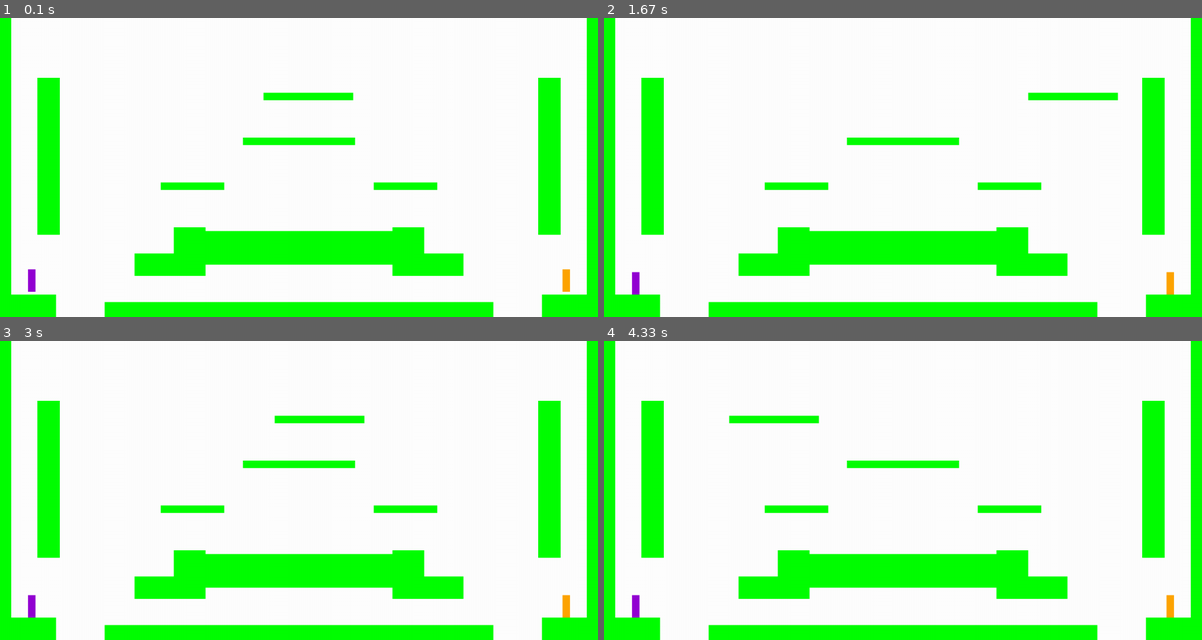
Above: before the commit, frames 1-4 (two rows, left to right).
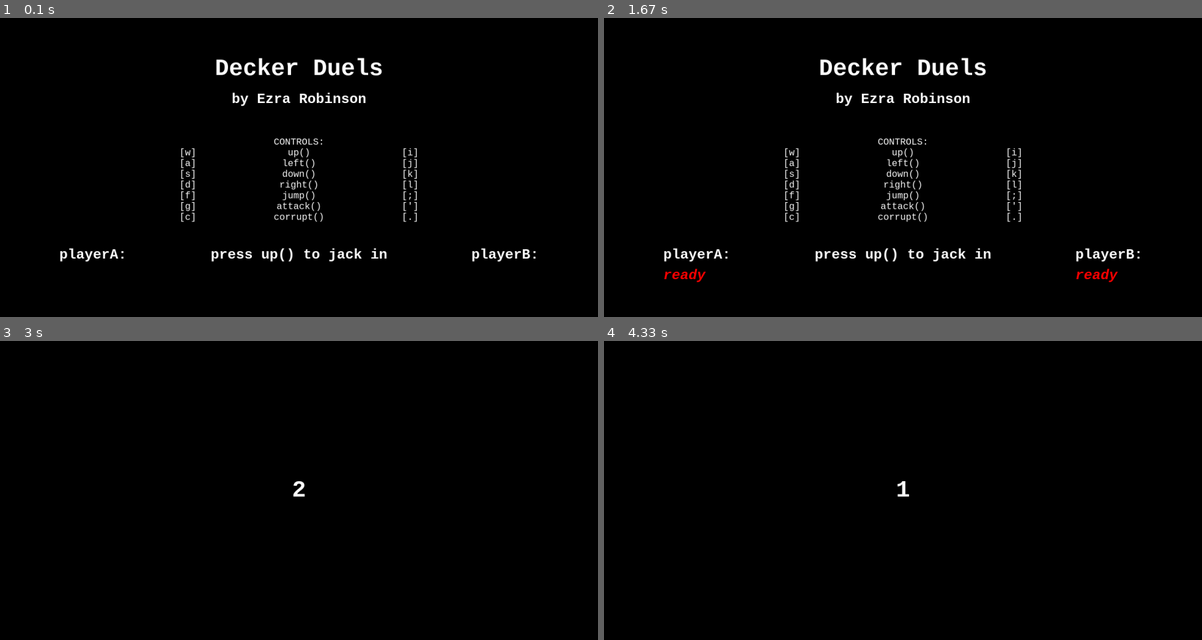
Above: after the commit, the same moments.

Repository: beccaelenzil/CS_ER
Game: pygame game, started from ScoringTheGame/Main/myGameClasses.py
The game is run twice, just before and just after one commit, with the same random seed, the same clock (stepped at 60 frames per second) and the same inputs. The source is Python 2; it was converted automatically to run under Python 3.
Inputs:
- Up to frame 1 (0.1 s): no input
- Up to frame 2 (1.67 s): tap W at 0.33 s; tap I at 0.67 s
- Up to frame 3 (3 s): no input
- Up to frame 4 (4.33 s): hold C from 3.77 s (still down); hold S from 3.77 s (still down); tap W at 3.83 s

The runs differ from the first frame. In frame 1, 99% of the frame differs, in the area x 0-100%, y 0-100%; in frame 2, 99%; in frame 3, 100%; in frame 4, 100%.

Commit message:
everything works except level loading

Diff:
--- a/ScoringTheGame/Main/myGameClasses.py
+++ b/ScoringTheGame/Main/myGameClasses.py
@@ -1,5 +1,4 @@
 import pygame
-import math
 import random
 
 pygame.init()
@@ -25,6 +24,9 @@
 fontB = pygame.font.SysFont("Courier New", 10, bold=True, italic=False)
 titleFont = pygame.font.SysFont("Courier New", 50, bold=True, italic=False)
 scoreFont = pygame.font.SysFont("Courier New", 30, bold=True, italic=False)
+promptFont = pygame.font.SysFont("Courier New", 30, bold=True, italic=True)
+instructionFont  = pygame.font.SysFont("Courier New", 20, bold=False, italic=False)
+
 
 # Screen dimensions
 SCREEN_WIDTH = 1280
@@ -35,8 +37,7 @@
 textHeight = SCREEN_HEIGHT / textRows
 textWidth = SCREEN_WIDTH / textColumns
 
-current_level_no = 0
-numLevels = 1
+numLevels = 2
 
 #import sounds
 jump_sound = pygame.mixer.Sound("SoundEffects/jump.ogg")
@@ -58,9 +59,16 @@
         # create score counter
         self.score = 0
 
+        self.ded = False
+
+        self.current_level_no  = 0
+
         # enable dashing
         self.canDash = True
         self.attacking = 0
+
+        # set traps
+        self.traps_left = 3
 
         self.upPressed = False
         self.leftPressed = False
@@ -86,6 +94,7 @@
 
         # moving platform conditions
         self.platformBoost_x = 0
+        self.platformBoost_y = 0
         self.onMovingPlatform = False
 
         # List of sprites we can bump against
@@ -101,6 +110,7 @@
         self.change_x = self.move_x + self.dash_x + self.platformBoost_x
 
         self.platformBoost_x = 0
+        self.platformBoost_y = 0
 
         # Move left/right
         self.rect.x += self.change_x
@@ -108,32 +118,51 @@
         # See if we hit anything
         block_hit_list = pygame.sprite.spritecollide(self, self.level.platform_list, False)
         for block in block_hit_list:
-            # If we are moving right,
-            # set our right side to the left side of the item we hit
-            if self.change_x > 0:
-                self.rect.right = block.rect.left
-            elif self.change_x < 0:
-                # Otherwise if we are moving left, do the opposite.
-                self.rect.left = block.rect.right
+
+            if isinstance(block, Trap):
+                if block.active:
+                    self.ded = True
+                    print "you ded"
+            else:
+                # If we are moving right,
+                # set our right side to the left side of the item we hit
+                if self.change_x > 0:
+                    self.rect.right = block.rect.left
+                elif self.change_x < 0:
+                    # Otherwise if we are moving left, do the opposite.
+                    self.rect.left = block.rect.right
 
         # Move up/down
-        self.rect.y += self.change_y
+        self.rect.y += self.change_y # + self.platformBoost_y
 
         # Check and see if we hit anything
         block_hit_list = pygame.sprite.spritecollide(self, self.level.platform_list, False)
         for block in block_hit_list:
 
             # Reset our position based on the top/bottom of the object.
-            if self.change_y > 0:
-                self.rect.bottom = block.rect.top
-                if isinstance(block, MovingPlatform):
-                    self.platformBoost_x = block.change_x
-                self.canDash = True
-            elif self.change_y < 0:
-                self.rect.top = block.rect.bottom
-
-            # Stop our vertical movement
-            self.change_y = 0
+            if isinstance(block, Trap):
+                if block.active:
+                    self.ded = True
+                    print "you ded"
+            else:
+                if self.change_y > 0:
+                    self.rect.bottom = block.rect.top
+                    if isinstance(block, MovingPlatform):
+                        self.platformBoost_x = block.change_x
+                        self.platformBoost_y = block.change_y
+                        if self.platformBoost_y > 0:
+                            self.change_y = self.platformBoost_y
+                        else:
+                            self.change_y = 0
+                    else:
+                        # Stop our vertical movement
+                        self.change_y = 0
+                    self.canDash = True
+                elif self.change_y < 0:
+                    self.rect.top = block.rect.bottom
+
+                    # Stop our vertical movement
+                    self.change_y = 0
 
         # add deceleration to horizontal dash
         if self.dash_x > 0:
@@ -164,7 +193,7 @@
         self.rect.y -= 2
 
         # If it is ok to jump, set our speed upwards
-        if len(platform_hit_list) > 0 or self.rect.bottom >= SCREEN_HEIGHT:
+        if len(platform_hit_list) > 0:
             self.change_y = -2.1 * textHeight
             jump_sound.play()
 
@@ -200,18 +229,42 @@
                 self.dash_x += 5 * textWidth
                 self.dash_success()
 
+    def set_trap(self, player_a, player_b, current_level):
+        if self.traps_left > 0:
+            self.traps_left -= 1
+
+            block = Trap()
+            block.rect.x = self.rect.x - textWidth
+            block.rect.y = self.rect.y - textHeight
+            block.player_a = player_a
+            block.player_b = player_b
+            current_level.platform_list.add(block)
+
 
 class Platform(pygame.sprite.Sprite):
 
-    def __init__(self, width, height):
+    def __init__(self, width, height, color):
 
         # super(self.__class__, self).__init__()
         pygame.sprite.Sprite.__init__(self)
 
         self.image = pygame.Surface([width*textWidth, height*textHeight])
-        self.image.fill(GREEN)
+        self.image.fill(color)
 
         self.rect = self.image.get_rect()
+
+
+class Trap(Platform):
+
+    def __init__(self):
+        # super(self.__class__, self).__init__(width, height)
+        Platform.__init__(self, 6, 8, LGREY)
+        self.active = False
+
+    def update(self):
+        if not pygame.sprite.collide_rect(self.player_a, self) and not pygame.sprite.collide_rect(self.player_b, self):
+            self.active = True
+            self.image.fill(DGREY)
 
 
 class MovingPlatform(Platform):
@@ -229,9 +282,9 @@
 
     level = None
 
-    def __init__(self, width, height):
+    def __init__(self, width, height, color):
         # super(self.__class__, self).__init__(width, height)
-        Platform.__init__(self, width, height)
+        Platform.__init__(self, width, height, color)
 
     def update(self):
 
@@ -311,6 +364,8 @@
 
         # Background image
         self.background = None
+
+        print "new level"
 
     # Update everything on this level
     def update(self):
@@ -366,7 +421,7 @@
 
         # Go through the array above and add platforms
         for platform in level:
-            block = Platform(platform[0], platform[1])
+            block = Platform(platform[0], platform[1], GREEN)
             block.rect.x = platform[2]*textWidth
             block.rect.y = platform[3]*textHeight
             block.player_a = self.player_a
@@ -374,7 +429,7 @@
             self.platform_list.add(block)
 
         # Add a moving platform
-        block = MovingPlatform(48, 2)
+        block = MovingPlatform(48, 2, GREEN)
         block.rect.x = 136*textWidth
         block.rect.y = 20*textHeight
         block.boundary_left = 42*textWidth
@@ -390,29 +445,127 @@
         self.b_start_x = 320*textWidth - 15*textWidth - player_b.rect.width
         self.b_start_y = 65*textHeight
 
-
-def win_check(player_a, player_b, level_list, current_level, current_level_no, screen):
+# Create platforms for  level 2
+class Level_02(Level):
+    """ Definition for level 1. """
+
+    def __init__(self, player_a, player_b):
+        """ Create level 1. """
+
+        # Call the parent constructor
+        Level.__init__(self, player_a, player_b)
+
+        # Array with width, height, x, and y of platform
+        level = [[10, 80, 0, 0],  # left wall
+                 [10, 80, 310, 0],  # right wall
+                 ]
+
+        # Go through the array above and add platforms
+        for platform in level:
+            block = Platform(platform[0], platform[1], GREEN)
+            block.rect.x = platform[2]*textWidth
+            block.rect.y = platform[3]*textHeight
+            block.player_a = self.player_a
+            block.player_b = self.player_b
+            self.platform_list.add(block)
+
+        # Add a moving platform
+        block = MovingPlatform(50, 2, GREEN)
+        block.rect.x = 30*textWidth
+        block.rect.y = 36*textHeight
+        block.boundary_bottom = 72*textHeight
+        block.boundary_top = 10*textHeight
+        block.change_y = textWidth
+        block.player_a = self.player_a
+        block.player_b = self.player_b
+        block.level = self
+        self.platform_list.add(block)
+
+        # Add a moving platform
+        block = MovingPlatform(50, 2, GREEN)
+        block.rect.x = 100*textWidth
+        block.rect.y = 54*textHeight
+        block.boundary_bottom = 72*textHeight
+        block.boundary_top = 10*textHeight
+        block.change_y = textWidth
+        block.player_a = self.player_a
+        block.player_b = self.player_b
+        block.level = self
+        self.platform_list.add(block)
+
+        # Add a moving platform
+        block = MovingPlatform(50, 2, GREEN)
+        block.rect.x = 170*textWidth
+        block.rect.y = 72*textHeight
+        block.boundary_bottom = 74*textHeight
+        block.boundary_top = 10*textHeight
+        block.change_y = -textWidth
+        block.player_a = self.player_a
+        block.player_b = self.player_b
+        block.level = self
+        self.platform_list.add(block)
+
+        # Add a moving platform
+        block = MovingPlatform(50, 2, GREEN)
+        block.rect.x = 240*textWidth
+        block.rect.y = 54*textHeight
+        block.boundary_bottom = 72*textHeight
+        block.boundary_top = 10*textHeight
+        block.change_y = -textWidth
+        block.player_a = self.player_a
+        block.player_b = self.player_b
+        block.level = self
+        self.platform_list.add(block)
+
+        self.a_start_x = 50*textWidth
+        self.a_start_y = 26*textHeight
+        self.b_start_x = 320*textWidth - 50*textWidth - player_b.rect.width
+        self.b_start_y = 44*textHeight
+
+
+def win_check(player_a, player_b, level_list, current_level, screen):
     if pygame.sprite.collide_rect(player_a, player_b):
         if player_a.attacking and player_b.attacking:
             print "Tie"
             pause(player_a, player_b, 5000, screen, 0)
-            load_level(player_a, player_b, False, level_list, current_level, current_level_no)
+            load_level(player_a, player_b, False, level_list, current_level)
             death_sound.play()
 
-        elif player_a.attacking:
+        elif player_a.attacking or player_b.ded:
             print "A Wins"
             player_a.score += 1
             pause(player_a, player_b, 5000, screen, 1)
-            load_level(player_a, player_b, True, level_list, current_level, current_level_no)
+            load_level(player_a, player_b, True, level_list, current_level)
             death_sound.play()
-        elif player_b.attacking:
+        elif player_b.attacking or player_a.ded:
             print "B Wins"
             player_b.score += 1
             pause(player_a, player_b, 5000, screen, 2)
-            load_level(player_a, player_b, True, level_list, current_level, current_level_no)
+            load_level(player_a, player_b, True, level_list, current_level)
             death_sound.play()
         else:
             print "Nobody attacking"
+
+    if player_a.ded and player_b.ded:
+        print "Tie"
+        pause(player_a, player_b, 5000, screen, 0)
+        load_level(player_a, player_b, False, level_list, current_level)
+        death_sound.play()
+    elif player_b.ded:
+        print "A Wins"
+        player_a.score += 1
+        pause(player_a, player_b, 5000, screen, 1)
+        load_level(player_a, player_b, True, level_list, current_level)
+        death_sound.play()
+    elif player_a.ded:
+        print "B Wins"
+        player_b.score += 1
+        pause(player_a, player_b, 5000, screen, 2)
+        load_level(player_a, player_b, True, level_list, current_level)
+        death_sound.play()
+
+    player_a.ded = False
+    player_b.ded = False
 
 
 def pause(player_a, player_b, min_duration, screen, winner):
@@ -450,24 +603,36 @@
     pygame.draw.rect(screen, BLACK, [0, botRectTop, SCREEN_WIDTH, SCREEN_HEIGHT - botRectTop])
 
     # draw text
-    textY = 50
 
     if winner == 0:
         title = titleFont.render("Tie", True, WHITE)
         title_width, title_height = titleFont.size("Tie")
-        screen.blit(title, [(SCREEN_WIDTH-title_width)/2, textY])
     elif winner == 1:
         title = titleFont.render("Player A Wins", True, WHITE)
         title_width, title_height = titleFont.size("Player A Wins")
-        screen.blit(title, [(SCREEN_WIDTH-title_width)/2, textY])
     elif winner == 2:
         title = titleFont.render("Player B Wins", True, WHITE)
         title_width, title_height = titleFont.size("Player B Wins")
-        screen.blit(title, [(SCREEN_WIDTH-title_width)/2, textY])
-
-    text = scoreFont.render("Player A: " + str(player_a.score), True, WHITE)
-    score_width, score_height = scoreFont.size("Player A: " + str(player_a.score))
-    screen.blit(text, [(SCREEN_WIDTH-score_width)/2, textY + title_height + 10])
+
+    score_text = "Player A: " + str(player_a.score) + "                             Player B: " + str(player_b.score)
+    text = scoreFont.render(score_text, True, WHITE)
+    score_width, score_height = scoreFont.size(score_text)
+
+    if topRectBot > 50 + title_height + 16 + score_height + 36:
+        textY = 50
+    else:
+        textY = botRectTop + 36
+    screen.blit(title, [(SCREEN_WIDTH-title_width)/2, textY])
+    screen.blit(text, [(SCREEN_WIDTH-score_width)/2, textY + title_height + 16])
+
+
+    prompt_text = "release all keys to proceed to round " + str(player_a.score + player_b.score + 1)
+    text = promptFont.render(prompt_text, True, WHITE)
+    prompt_width, prompt_height = promptFont.size(prompt_text)
+    if botRectTop > SCREEN_HEIGHT - prompt_height - 72:
+        screen.blit(text, [(SCREEN_WIDTH - prompt_width)/2, topRectBot - prompt_height - 36])
+    else:
+        screen.blit(text, [(SCREEN_WIDTH - prompt_width)/2, SCREEN_HEIGHT - prompt_height - 36])
 
     pygame.display.update()
 
@@ -490,9 +655,12 @@
     pygame.event.clear()
 
 
-def load_level(player_a, player_b, change_level, level_list, current_level, current_level_no):
+def load_level(player_a, player_b, change_level, level_list, current_level):
     if change_level:
-        current_level_no = random.randint(0, len(level_list) - 1)
+        player_a.current_level_no = random.randint(0, len(level_list) - 1)
+
+    current_level.platform_list.empty()
+    current_level = level_list[player_a.current_level_no]
 
     player_a.rect.x = current_level.a_start_x
     player_a.rect.y = current_level.a_start_y
@@ -502,6 +670,9 @@
 
     player_a.attacking = 0
     player_b.attacking = 0
+
+    player_a.traps_left = 3
+    player_b.traps_left = 3
 
     player_a.move_x = 0
     player_a.move_y = 0
@@ -513,9 +684,82 @@
     player_b.dash_y = 0
 
 
+def menu(screen):
+    screen.fill(BLACK)
+
+    title = titleFont.render("Decker Duels", True, WHITE)
+    title_width, title_height = titleFont.size("Decker Duels")
+    screen.blit(title, [(SCREEN_WIDTH-title_width)/2, 80])
+
+    byline = scoreFont.render("by Ezra Robinson", True, WHITE)
+    byline_width, byline_height = scoreFont.size("by Ezra Robinson")
+    screen.blit(byline, [(SCREEN_WIDTH-byline_width)/2, 100 + title_height])
+
+    a_controls = ['[w]','[a]','[s]','[d]','[f]','[g]','[c]']
+    b_controls = ['[i]','[j]','[k]','[l]','[;]','[\']','[.]']
+    control_names = ['CONTROLS:','up()','left()','down()','right()','jump()','attack()','corrupt()']
+    control_width, control_height = instructionFont.size("[w]")
+    i = 1
+    for line in a_controls:
+        i += 1
+        text = instructionFont.render(line, True, WHITE)
+        screen.blit(text, [SCREEN_WIDTH * 0.3, 140 + title_height + byline_height + control_height * i])
+    i = 1
+    for line in b_controls:
+        i += 1
+        text = instructionFont.render(line, True, WHITE)
+        screen.blit(text, [0.7 * SCREEN_WIDTH - control_width, 140 + title_height + byline_height + control_height * i])
+    i = 0
+    for line in control_names:
+        i += 1
+        text = instructionFont.render(line, True, WHITE)
+        control_width, control_height = instructionFont.size(line)
+        screen.blit(text, [(SCREEN_WIDTH - control_width) / 2, 140 + title_height + byline_height + control_height * i])
+
+    intrs = scoreFont.render("playerA:          press up() to jack in          playerB:", True, WHITE)
+    intrs_width, intrs_height = scoreFont.size("playerA:          press up() to jack in          playerB:")
+    screen.blit(intrs, [(SCREEN_WIDTH-intrs_width)/2, SCREEN_HEIGHT-150])
+
+    pygame.display.update()
+
+    ready_a = False
+    ready_b = False
+
+    while not ready_a or not ready_b:
+        for event in pygame.event.get():
+            if event.type == pygame.QUIT:
+                ready_a, ready_b = True
+
+            if event.type == pygame.KEYDOWN:
+                # playerA Controls
+                if event.key == pygame.K_w:
+                    ready_a = True
+                    jackedA = promptFont.render("ready                                                    ", True, RED)
+                    jackedA_width, jackedA_height = promptFont.size("ready                                                    ")
+                    screen.blit(jackedA, [(SCREEN_WIDTH-jackedA_width)/2, SCREEN_HEIGHT-140+intrs_height])
+                    pygame.display.update()
+                if event.key == pygame.K_i:
+                    ready_b = True
+                    jackedB = promptFont.render("                                                 ready   ", True, RED)
+                    jackedB_width, jackedB_height = promptFont.size("                                                 ready   ")
+                    screen.blit(jackedB, [(SCREEN_WIDTH-jackedB_width)/2, SCREEN_HEIGHT-140+intrs_height])
+                    pygame.display.update()
+
+    for i in range (0, 3):
+        pygame.time.delay(1000)
+        # attack_sound.play()
+        screen.fill(BLACK)
+        countdown = titleFont.render(str(3 - i), True, WHITE)
+        countdown_width, countdown_height = titleFont.size(str(3 - i))
+        screen.blit(countdown, [(SCREEN_WIDTH-countdown_width)/2, (SCREEN_HEIGHT-countdown_height)/2])
+        pygame.display.update()
+
+    pygame.time.delay(1000)
+    # death_sound.play()
+
+
 def main():
     """ Main Program """
-    pygame.init()
 
     # Set the height and width of the screen
     size = [SCREEN_WIDTH, SCREEN_HEIGHT]
@@ -523,6 +767,9 @@
 
     pygame.display.set_caption("Decker Duels")
 
+    # bring up the menu
+    menu(screen)
+
     # Create the player
     playerA = Player()
     playerB = Player()
@@ -537,9 +784,10 @@
     # Create all the levels
     level_list = []
     level_list.append(Level_01(playerA, playerB))
+    level_list.append(Level_02(playerA, playerB))
 
     # Set the current level
-    current_level = level_list[current_level_no]
+    current_level = level_list[0]
 
     active_sprite_list = pygame.sprite.Group()
     playerA.level = current_level
@@ -581,6 +829,8 @@
                     playerA.jump()
                 if event.key == pygame.K_f:
                     playerA.dash()
+                if event.key == pygame.K_c:
+                    playerA.set_trap(playerA, playerB, current_level)
 
                 # playerB controls
                 if event.key == pygame.K_j:
@@ -597,6 +847,8 @@
                     playerB.jump()
                 if event.key == pygame.K_SEMICOLON:
                     playerB.dash()
+                if event.key == pygame.K_PERIOD:
+                    playerB.set_trap(playerA, playerB, current_level)
 
             if event.type == pygame.KEYUP:
 
@@ -624,11 +876,11 @@
                 if event.key == pygame.K_k:
                     playerB.downPressed = False
 
-        # Update the player.
-        active_sprite_list.update()
-
         # Update items in the level
         current_level.update()
+
+        # Update the players
+        active_sprite_list.update()
 
         # If the player gets near the right side, shift the world left (-x)
         if playerA.rect.right > SCREEN_WIDTH:
@@ -655,7 +907,7 @@
         pygame.display.update()
 
         # check if somebody won
-        win_check(playerA, playerB, level_list, current_level, current_level_no, screen)
+        win_check(playerA, playerB, level_list, current_level, screen)
 
         # fps = clock.get_fps()
         # print fps
